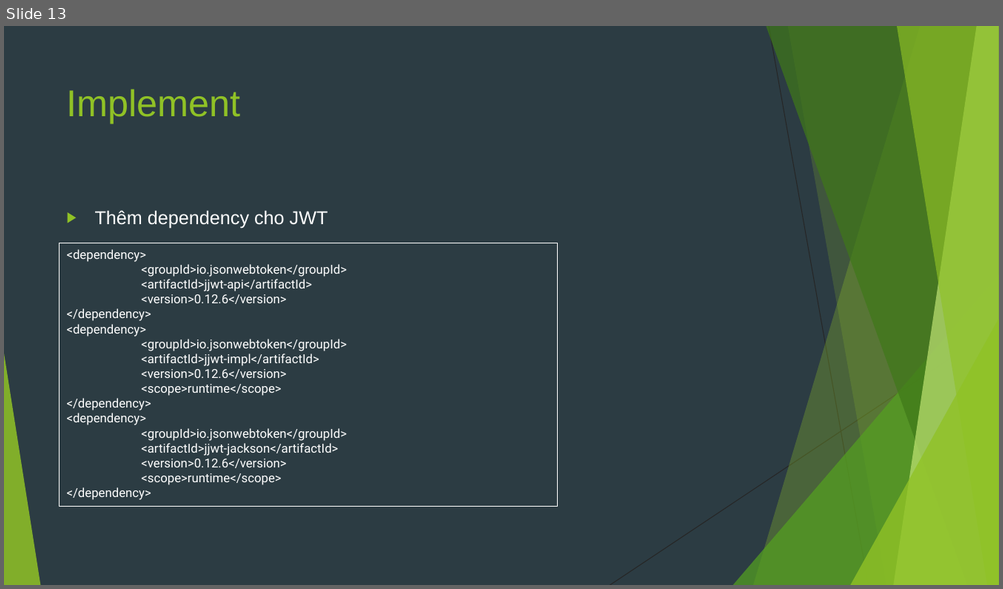
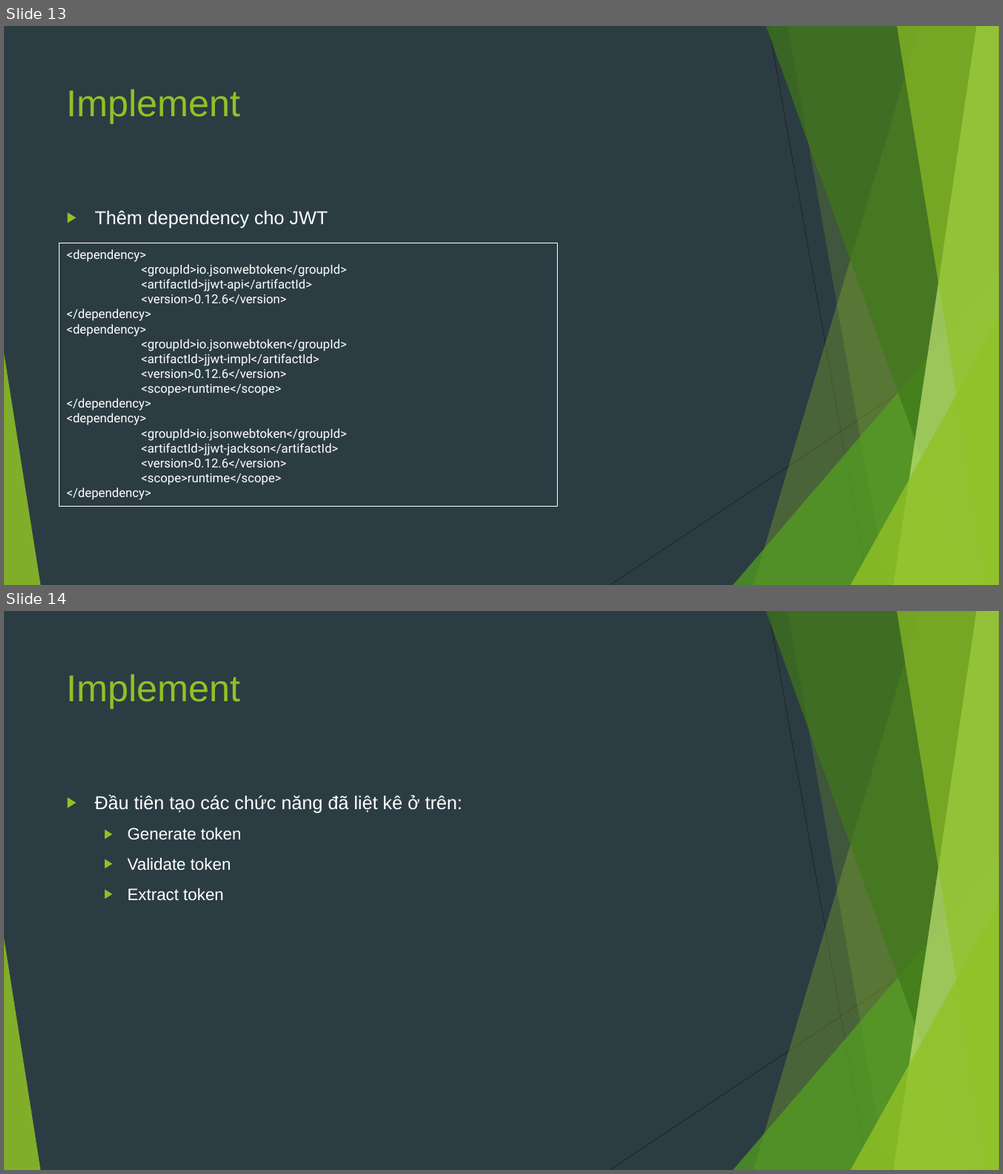
Before and after one commit to sobbingwind/SpringBoot, a slide deck: 11.Spring Security JWT.pptx. Shown one above the other, each under a label of ours: slide 13 before the commit, slides 13 and 14 after it. The pictures are 1003x589 and 1003x1174 pixels, drawn with LibreOffice and Linux fonts; fonts in the diff are those of the drawing. Boxes give left, top, right and bottom in pixels: in the first picture for what was removed or moved away, otherwise in the second. Text is boxed around its words. In the diff, an @@ line names an element or a change of style, - is before the commit and + after.

```diff
--- a/11.Spring Security JWT.pptx
+++ b/11.Spring Security JWT.pptx
@@ slide 14 added at (x1=4, y1=611, x2=999, y2=1170), background #2C3C43; not listed: 10 template elements that a slide beside it also shows @@
@@ title added at (x1=67, y1=674, x2=241, y2=709), 36 pt, text #90C226 @@
+Implement
@@ text added at (x1=95, y1=795, x2=462, y2=901), 16 pt, text #FFFFFF @@
+▶ Đầu tiên tạo các chức năng đã liệt kê ở trên:
+  ▶ Generate token
+  ▶ Validate token
+  ▶ Extract token
```
Also in this commit, not shown: 1 slide changed, 3 other slides added.
